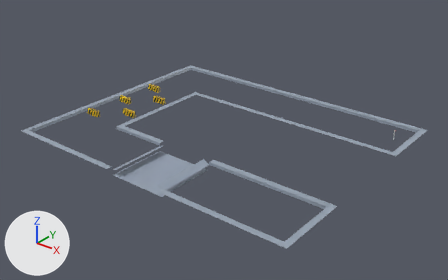
The Blender file minigolf/minigolf_hole2.blend as it was, and as the next commit left it.
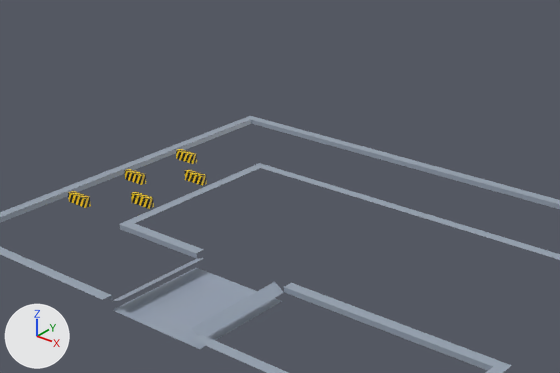
Each version appears first whole from a 50 mm lens placed at (9.53, -11.46, 8.82), pointed at (-1.7, 2.57, 0.12), and next in a close-up on the part from 11% to 81% of the width and 0% to 75% of the height. The lights are fixed; the arrows at lower left show +X, +Y and +Z.

Objects in the first close-up: 'Barriers', 'Ramps', 'Sides', 'Top'.
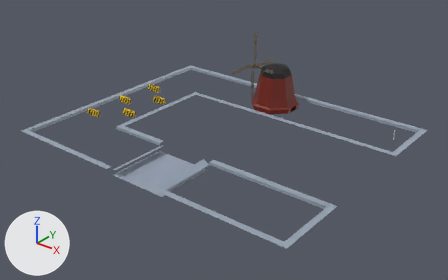
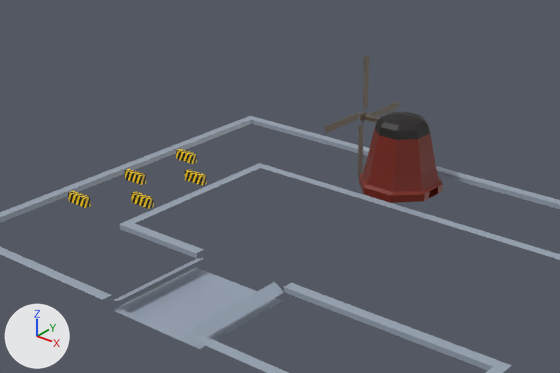
Boxes (x1, y1, x2, y2) around the edits, measured in the close-ups (560 x 373 px):
'Windmill', shown (red): after (325, 55, 443, 203)
part 1 of me_barriers, surface changed: (68, 149, 205, 199) in both
part 2 of me_windmill, cut back (red): after (359, 173, 443, 203)
part 3 of me_windmill, recoloured: after (325, 55, 399, 176)
part 4 of me_windmill, recoloured (black): after (375, 112, 430, 140)
part 5 of me_windmill, recoloured (red): after (363, 129, 439, 192)

What the commit changed:
Picture 'silo_bottom.png' (img_silo_bottom_png) is new.
Picture 'wooden_plank_texture.png' (img_wooden_plank_texture_png) is new.
Picture 'silo_top.png' (img_silo_top_png) is new.
Material 'SiloBottom' (mat_silobottom) is new.
Its texture is img_silo_bottom_png.
Material 'Wood' (mat_wood) is new.
Its texture is img_wooden_plank_texture_png.
Material 'SiloTop' (mat_silotop) is new.
Its texture is img_silo_top_png.
me_barriers has 100 vertices, 90 faces and spans x -6.78..-5.28, y 1.26..4.38, z 0.1..0.3.
me_barriers is used by ob_barriers; location (0.0, 0.0, 0.0).
me_barriers part 1: texture (UV) coordinates of 21 of 90 faces, centred in x -6.78..-5.35, y 1.32..4.32, z 0.2..0.3, changed; they spanned u 0.28..0.72, v 0.28..0.72 and now span u 0.26..0.74, v 0.13..0.72.
me_windmill is used by ob_windmill; location (0.0, 0.0, 0.0).
me_windmill had 182 vertices, 163 faces and spanned x -3.08..-1.28, y 4.75..7.26, z 0.11..2.65.
me_windmill now has 162 vertices, 158 faces and spans x -3.08..-1.28, y 4.75..7.26, z 0.11..2.65.
Part 2, on me_windmill:
20 vertices are removed from x -2.9..-1.28, y 5.2..6.82, z 0.11..0.26.
42 faces are deleted.
22 new faces join them, mat_silobottom (picture img_silo_bottom_png).
me_windmill part 3: 60 faces spanning x -3.08..-2.6, y 4.75..7.26, z 0.14..2.65 switch from no material to mat_wood (picture img_wooden_plank_texture_png).
me_windmill part 4: 31 faces spanning x -2.61..-1.56, y 5.49..6.53, z 1.32..1.67 switch from no material to mat_silotop (picture img_silo_top_png).
me_windmill part 5: 27 faces spanning x -2.9..-1.28, y 5.2..6.82, z 0.11..1.32 switch from no material to mat_silobottom (picture img_silo_bottom_png).
Object 'Windmill' (ob_windmill) is now shown.
